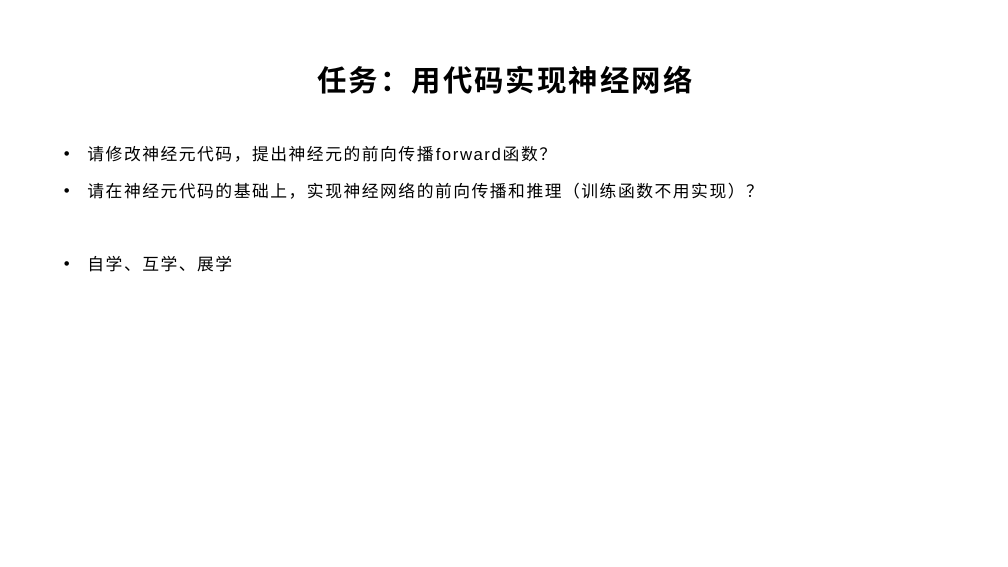
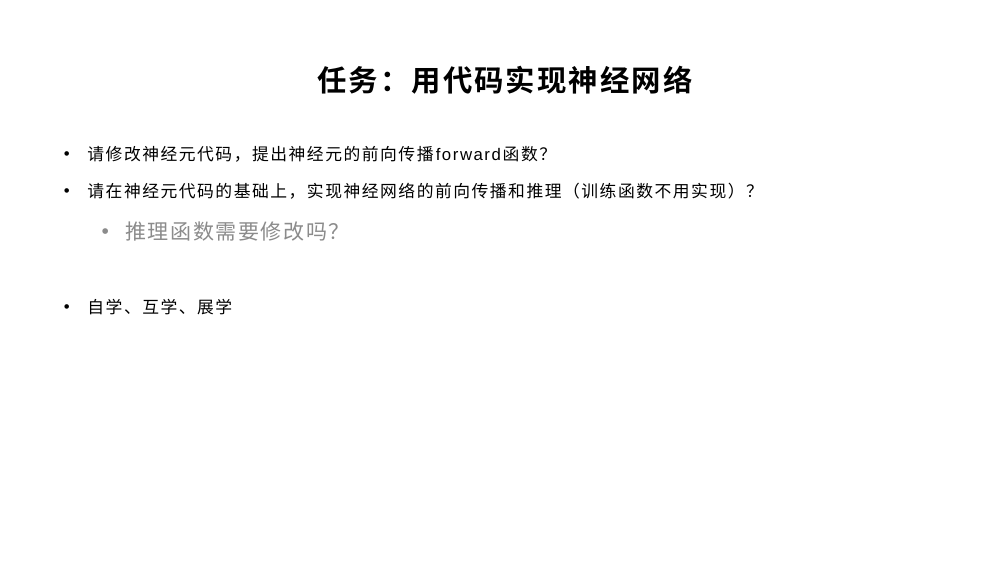
Before and after one commit to yyc-git/DeepLearningEdu, a slide deck: slide 11 of lessons/2_gender_analyze/ppt/“判断性别”Demo需求分析和初步设计（中）.pptx. Drawn at 1008x567 pixels with LibreOffice and Linux fonts; fonts in the diff are those of the drawing; background and template pictures are left out. Boxes give left, top, right and bottom in pixels: in the first picture for what was removed or moved away, otherwise in the second. Text is boxed around its words. In the diff, an @@ line names an element or a change of style, - is before the commit and + after.

```diff
--- a/lessons/2_gender_analyze/ppt/“判断性别”Demo需求分析和初步设计（中）.pptx
+++ b/lessons/2_gender_analyze/ppt/“判断性别”Demo需求分析和初步设计（中）.pptx
@@ text at bbox=[125, 221, 349, 241]: paragraph added @@
+  • 推理函数需要修改吗？
```
Also in this commit, not shown: 6 other slides changed, 1 slide removed, 4 other files.
